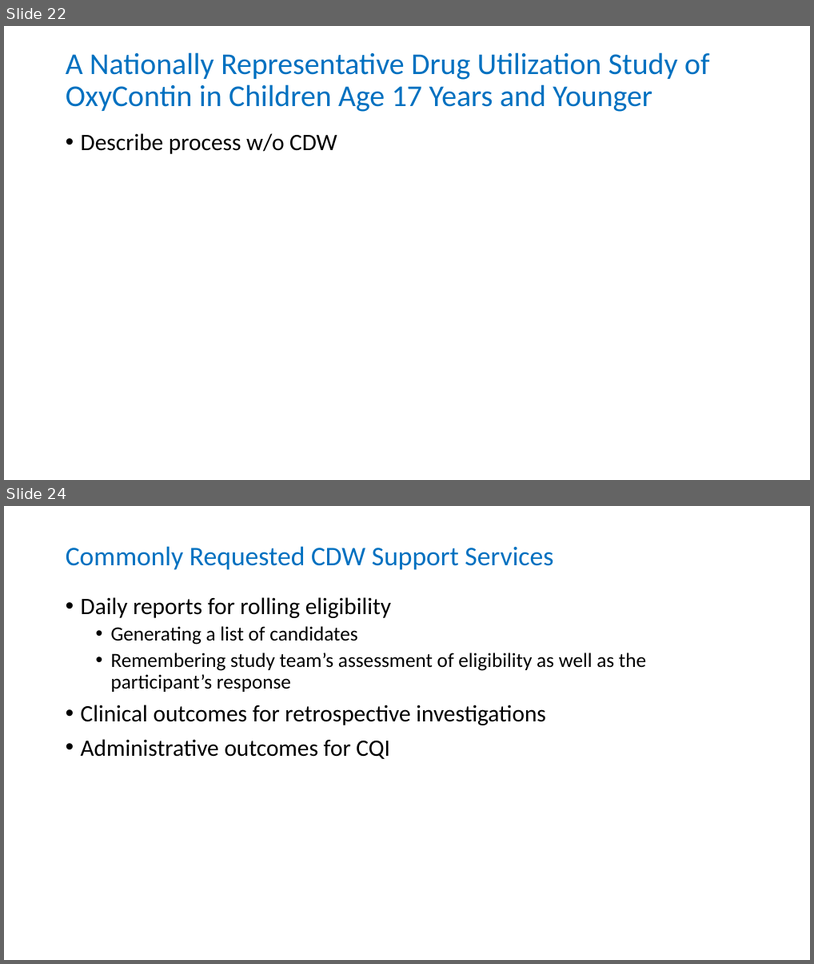
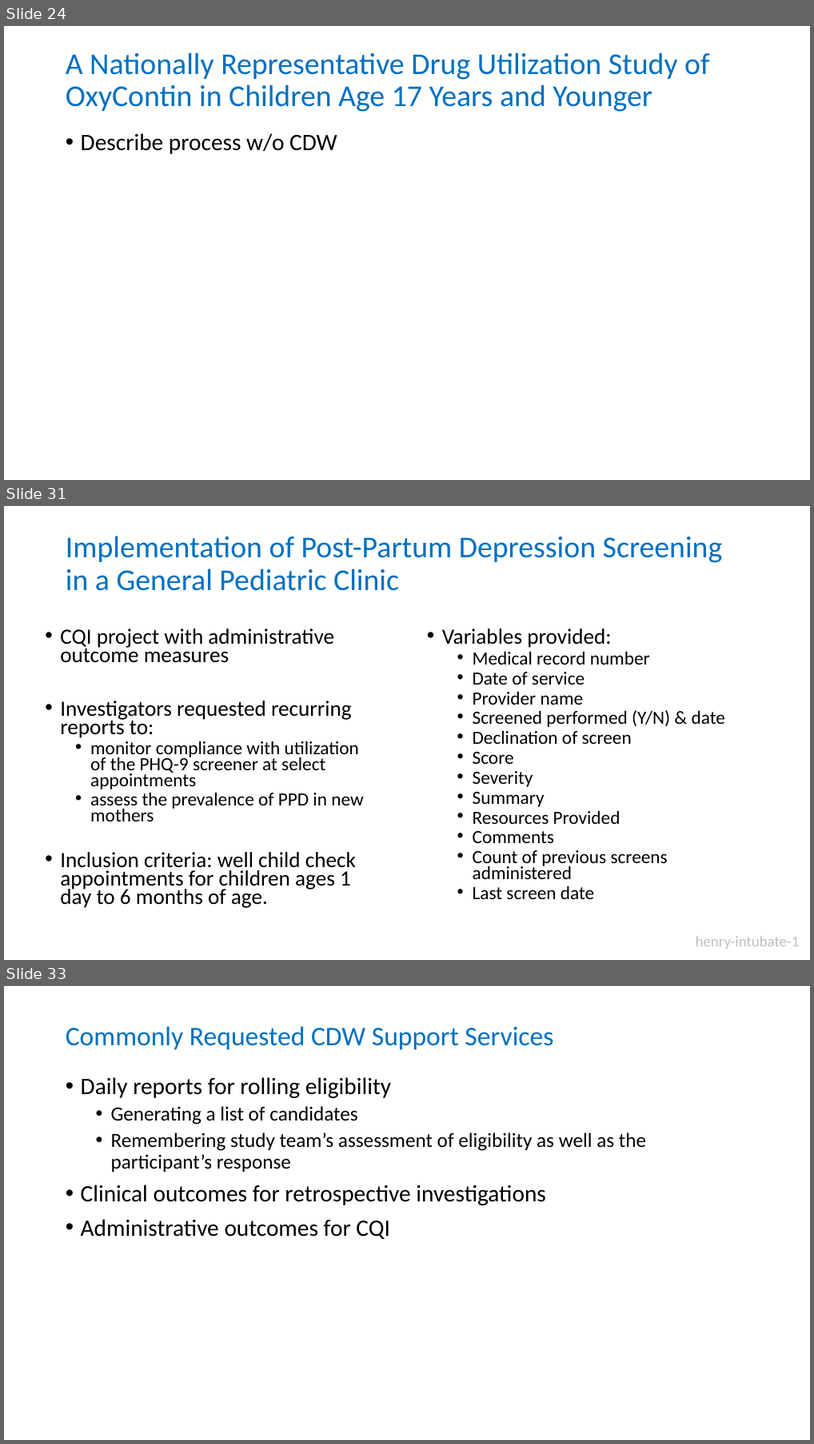
Before and after one commit to OuhscBbmc/prairie-outpost-public, a slide deck: publications/presentation-2019-06-idea/ispctn-regional-conference-2019-06.pptx. Shown one above the other, each under a label of ours: slides 22 and 24 before the commit, slides 24, 31 and 33 after it; the slides between them are not shown. The pictures are 814x964 and 814x1444 pixels, drawn with LibreOffice and Linux fonts; fonts in the diff are those of the drawing. Boxes give left, top, right and bottom in pixels: in the first picture for what was removed or moved away, otherwise in the second. Text is boxed around its words. In the diff, an @@ line names an element or a change of style, - is before the commit and + after.

Commit message:
adding more project examples

```diff
--- a/publications/presentation-2019-06-idea/ispctn-regional-conference-2019-06.pptx
+++ b/publications/presentation-2019-06-idea/ispctn-regional-conference-2019-06.pptx
@@ slide 31 added at [4,506,810,960], background #FFFFFF @@
@@ title added at [66,536,723,591], 36 pt, text #0070C0 @@
+Implementation of Post-Partum Depression Screening in a General Pediatric Clinic
@@ text added at [60,628,363,908], 25.9 pt, text #000000 @@
+• CQI project with administrative outcome measures
+• Investigators requested recurring reports to:
+  • monitor compliance with utilization of the PHQ-9 screener at select appointments
+  • assess the prevalence of PPD in new mothers
+• Inclusion criteria: well child check appointments for children ages 1 day to 6 months of age.
@@ text added at [442,628,726,899], 22.2 pt, text #000000 @@
+• Variables provided:
+  • Medical record number
+  • Date of service
+  • Provider name
+  • Screened performed (Y/N) & date
+  • Declination of screen
+  • Score
+  • Severity
+  • Summary
+  • Resources Provided
+  • Comments
+  • Count of previous screens administered
+  • Last screen date
@@ text added at [696,936,800,948], 18 pt, text #BFBFBF @@
+henry-intubate-1
@@ what was slide 22 is now slide 24 @@
@@ what was slide 24 is now slide 33 @@
```
Also in this commit, not shown: 1 slide changed, 9 other slides added.
